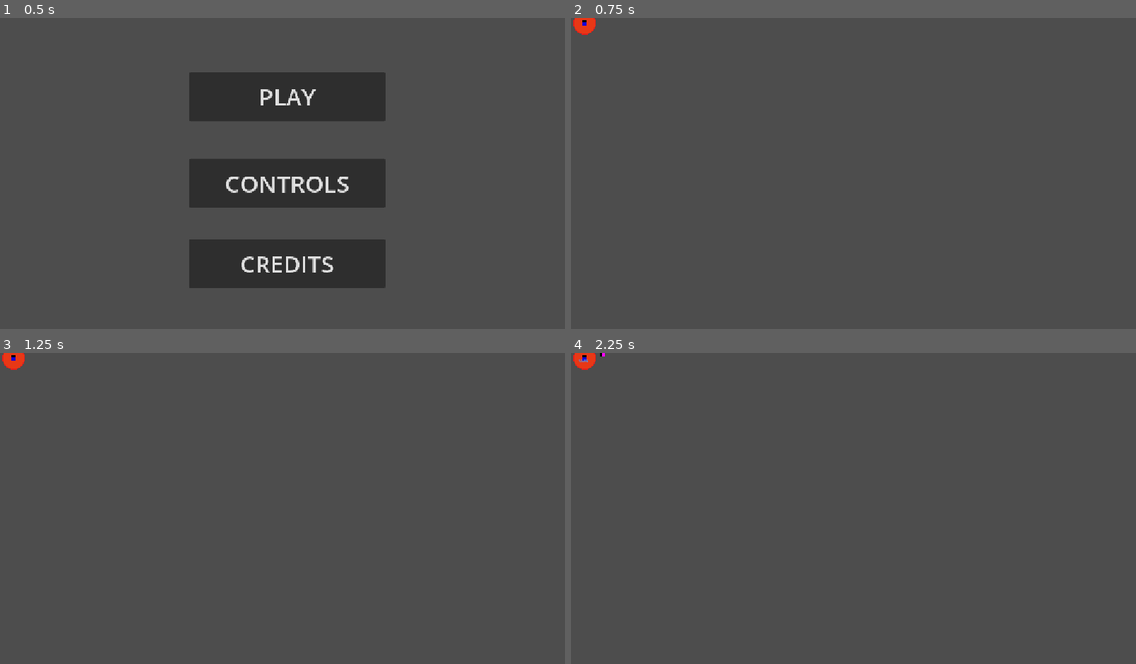
Above: before the commit, frames 1-4 (two rows, left to right).
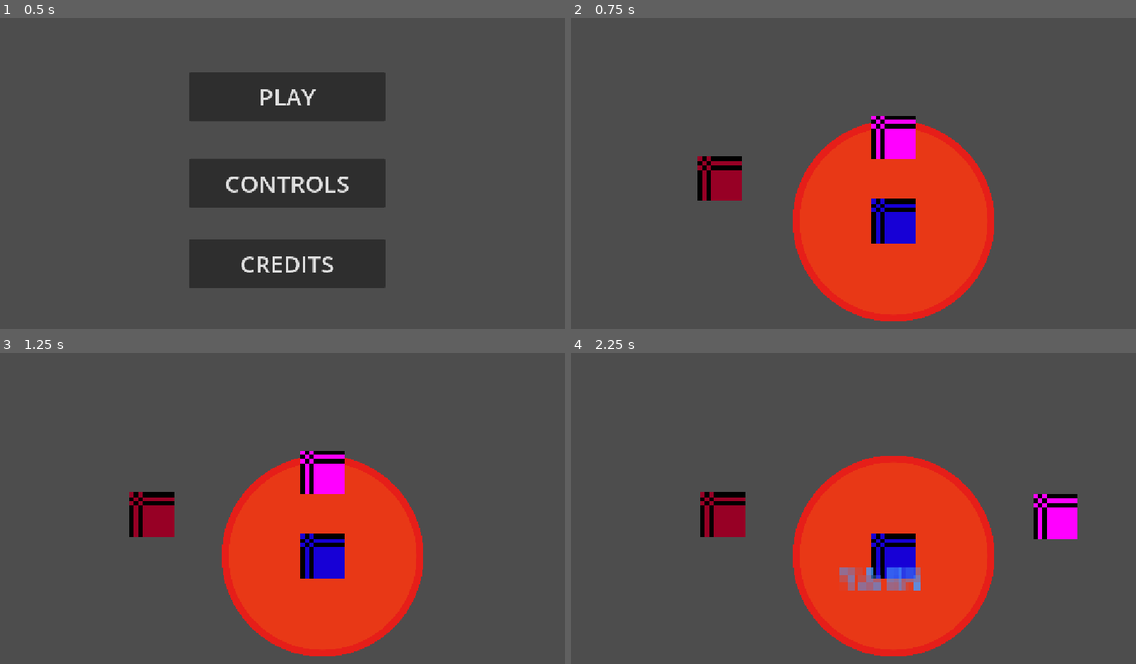
Above: after the commit, the same moments.

Repository: anqilique/GDGJam2-2025
Game: Godot game, scene res://Scenes/start_menu.tscn
The game is run twice, just before and just after one commit, with the same random seed, the same clock (stepped at 60 frames per second) and the same inputs.
Inputs (mouse positions are in pixels of both pictures, inside the frame that each line leads up to):
- Up to frame 1 (0.5 s): no input
- Up to frame 2 (0.75 s): click "PLAY" at 0.5 s
- Up to frame 3 (1.25 s): no input
- Up to frame 4 (2.25 s): tap Enter at 1.25 s; move the mouse to (977, 496) at 1.27 s; hold D (fire_cat_move_right) 1.28-2.03 s; click (977, 496) at 1.35 s; move the mouse to (740, 527) at 2.02 s; hold S (fire_cat_move_down) from 2.03 s (still down); tap Space (yarn_cat_pass_torch) at 2.1 s

Frame 1 is identical in both runs. In frame 2, 20% of the frame differs, in the area x 0-75%, y 0-98%; in frame 3, 20%; in frame 4, 21%, in the area x 0-90%, y 0-98%.
Error in both runs: Attempt to call function 'change_target' in base 'null instance' on a null instance. (res://Scripts/YarnCat/YarnCat.gd:43)

Commit message:
added camera to main scene

Diff:
--- a/Scenes/main.tscn
+++ b/Scenes/main.tscn
@@ -1,6 +1,7 @@
-[gd_scene load_steps=4 format=3 uid="uid://cdk4cbpxqy2j5"]
+[gd_scene load_steps=5 format=3 uid="uid://cdk4cbpxqy2j5"]
 
 [ext_resource type="PackedScene" uid="uid://r7jxd36vluqq" path="res://Scenes/fire_cat.tscn" id="2_bo1nx"]
+[ext_resource type="Script" uid="uid://cha0dey3px8f1" path="res://Scripts/CameraController.gd" id="2_kry3j"]
 [ext_resource type="PackedScene" uid="uid://2t5bc1akjdes" path="res://Scenes/yarn_cat.tscn" id="3_8gbba"]
 [ext_resource type="PackedScene" uid="uid://clawv8kask8pi" path="res://Scenes/shadow.tscn" id="4_jjvhh"]
 
@@ -14,3 +15,8 @@
 
 [node name="YarnCat" parent="." instance=ExtResource("3_8gbba")]
 position = Vector2(27, 10)
+
+[node name="Camera2D" type="Camera2D" parent="."]
+position = Vector2(18, 0)
+zoom = Vector2(9, 9)
+script = ExtResource("2_kry3j")
